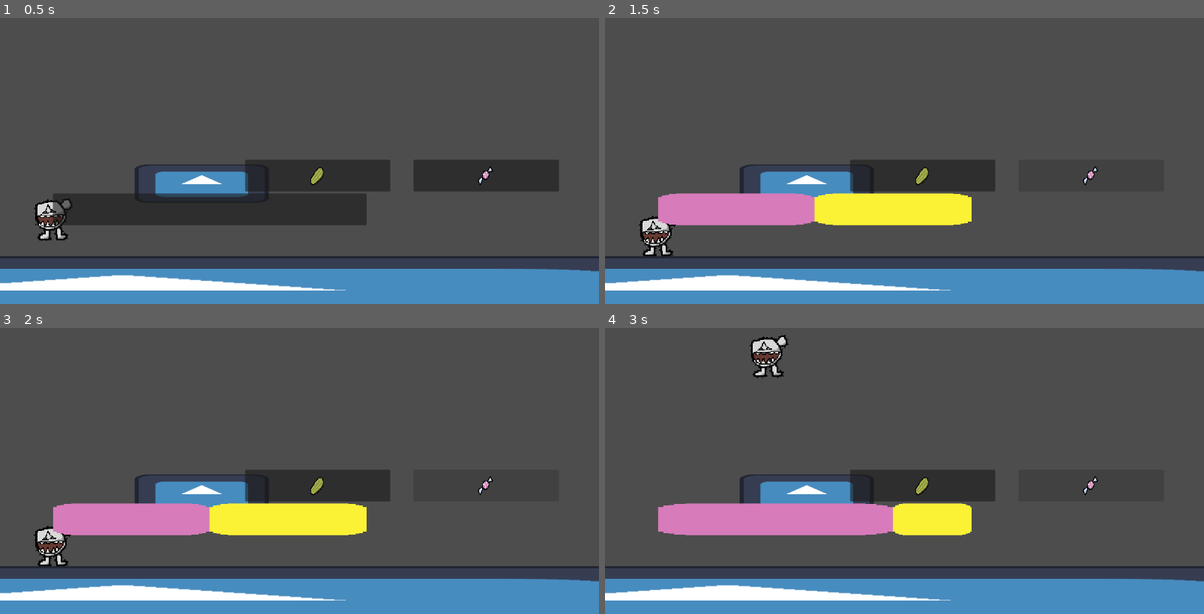
Above: before the commit, frames 1-4 (two rows, left to right).
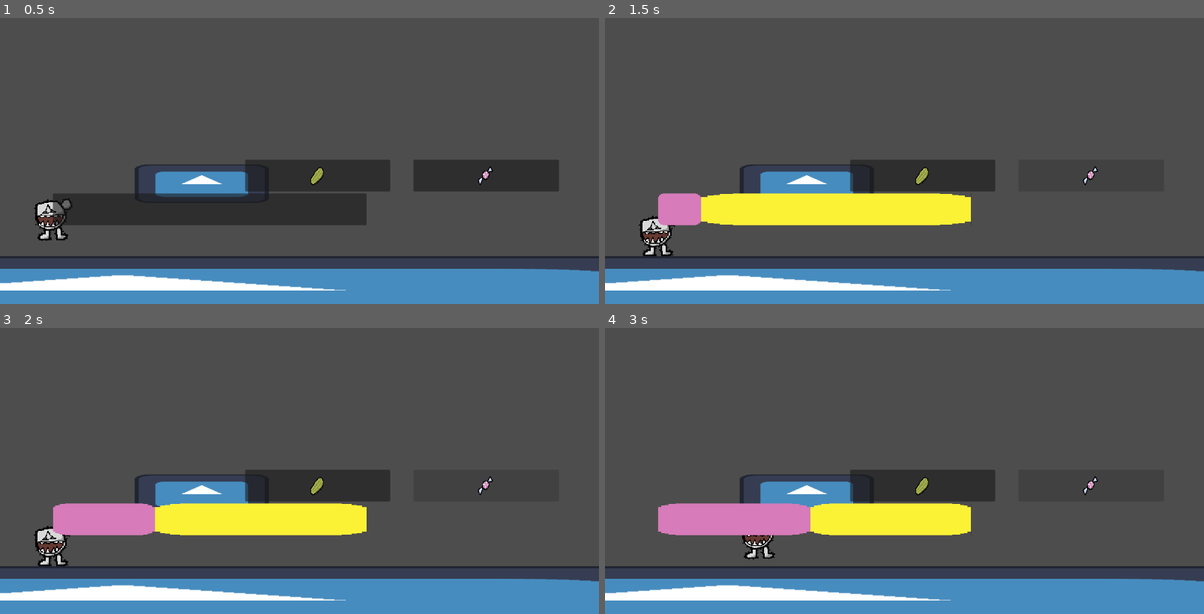
Above: after the commit, the same moments.

Repository: PixelNoam123/unidos-game-jam
Game: Godot game, scene res://level_one.tscn
The game is run twice, just before and just after one commit, with the same random seed, the same clock (stepped at 60 frames per second) and the same inputs. The engine's default icon, where the game draws it, is replaced by a stand-in: a white triangle on a blue panel in a dark square.
Inputs (mouse positions are in pixels of both pictures, inside the frame that each line leads up to):
- Up to frame 1 (0.5 s): no input
- Up to frame 2 (1.5 s): click (922, 175) at 0.5 s; click (1090, 175) at 1.25 s
- Up to frame 3 (2 s): no input
- Up to frame 4 (3 s): hold Space (jump) 2.03-2.78 s; hold D (right) from 2.03 s (still down); tap Space (jump) at 2.85 s

Frame 1 is identical in both runs. In frame 2, 2.3% of the frame differs, in the area x 9-62%, y 61-73%; in frame 3, 1.1%; in frame 4, 2.6%, in the area x 9-62%, y 2-82%.

Commit message:
bar_slides

Diff:
--- a/bar.gd
+++ b/bar.gd
@@ -1,9 +1,9 @@
 extends Control
 var taste_list :=[]
 const sweet := "sweet"
-var sweet_prec :float=0
 const sour := "sour"
-var sour_prec :float=0
+var visible_sweet_prec :float = 0
+var visible_sour_prec :float = 0
 # Called when the node enters the scene tree for the first time.
 func _ready() -> void:
 	$HBoxContainer/sour.size_flags_stretch_ratio=0
@@ -11,23 +11,21 @@
 
 
 # Called every frame. 'delta' is the elapsed time since the previous frame.
-func add_prec(index,taste,prec):
-	if index==taste:
-			prec+=1/len(taste_list)
 func _process(delta: float) -> void:
 	if len(taste_list) == 0:
-		sweet_prec = 0
-		sour_prec = 0
+		PlayerVariables.sweet_prec = 0
+		PlayerVariables.sour_prec = 0
+		visible_sweet_prec = 0
+		visible_sour_prec = 0
 		$HBoxContainer/Panel.size_flags_stretch_ratio=1
 	else:
 		$HBoxContainer/Panel.size_flags_stretch_ratio=0
-		sweet_prec = str(taste_list).count("sweet") / float(len(taste_list))
-		sour_prec = str(taste_list).count("sour") / float(len(taste_list))
-		$HBoxContainer/sweet.size_flags_stretch_ratio=sweet_prec
-		$HBoxContainer/sour.size_flags_stretch_ratio=sour_prec
-
-
-
+		PlayerVariables.sweet_prec = str(taste_list).count("sweet") / float(len(taste_list))
+		PlayerVariables.sour_prec = str(taste_list).count("sour") / float(len(taste_list))
+		visible_sweet_prec += PlayerVariables.sweet_prec - visible_sweet_prec * 0.999 * delta
+		visible_sour_prec += PlayerVariables.sour_prec - visible_sour_prec * 0.999 * delta
+		$HBoxContainer/sweet.size_flags_stretch_ratio=visible_sweet_prec
+		$HBoxContainer/sour.size_flags_stretch_ratio=visible_sour_prec
 
 func _on_sour_button_pressed() -> void:
 	taste_list.append(sour)
--- a/bar.tscn
+++ b/bar.tscn
@@ -22,7 +22,6 @@
 
 [node name="HBoxContainer" type="HBoxContainer" parent="." unique_id=1864290478]
 custom_minimum_size = Vector2(10, 0)
-layout_direction = 4
 layout_mode = 1
 anchors_preset = 5
 anchor_left = 0.5
@@ -31,6 +30,7 @@
 offset_right = 471.5
 offset_bottom = 61.0
 grow_horizontal = 2
+layout_direction = 4
 theme_override_constants/separation = 0
 
 [node name="sweet" type="TextureRect" parent="HBoxContainer" unique_id=2102291195]
--- a/player.gd
+++ b/player.gd
@@ -23,7 +23,7 @@
 	if is_on_floor():
 		ysp=0
 		if Input.is_action_pressed("jump"):
-			ysp = -jump_power
+			ysp = -jump_power * PlayerVariables.sour_prec * 1.5
 	if is_on_ceiling():
 		ysp=0
 	#as long as you keep holding jump and you dont reach the limit the jump power keeps getting apllied
--- /dev/null
+++ b/player_variables.gd
@@ -0,0 +1,14 @@
+extends Node
+
+var sour_prec
+var sweet_prec
+
+
+# Called when the node enters the scene tree for the first time.
+func _ready() -> void:
+	pass # Replace with function body.
+
+
+# Called every frame. 'delta' is the elapsed time since the previous frame.
+func _process(delta: float) -> void:
+	pass
--- a/project.godot
+++ b/project.godot
@@ -12,7 +12,7 @@
 
 config/name="unidos game jam project"
 run/main_scene="uid://bbhxegpcnyxni"
-config/features=PackedStringArray("4.6", "Forward Plus")
+config/features=PackedStringArray("4.7", "Forward Plus")
 config/icon="res://icon.svg"
 "<<<<<<<HEAD[input]right"={
 "deadzone": 0.2,
@@ -30,6 +30,10 @@
 , Object(InputEventKey,"resource_local_to_scene":false,"resource_name":"","device":-1,"window_id":0,"alt_pressed":false …(183 unchanged characters)…
 ]
 }
+
+[autoload]
+
+PlayerVariables="*uid://mvuppyoo124w"
 
 [input]
 
Not shown, added: player_variables.gd.uid
